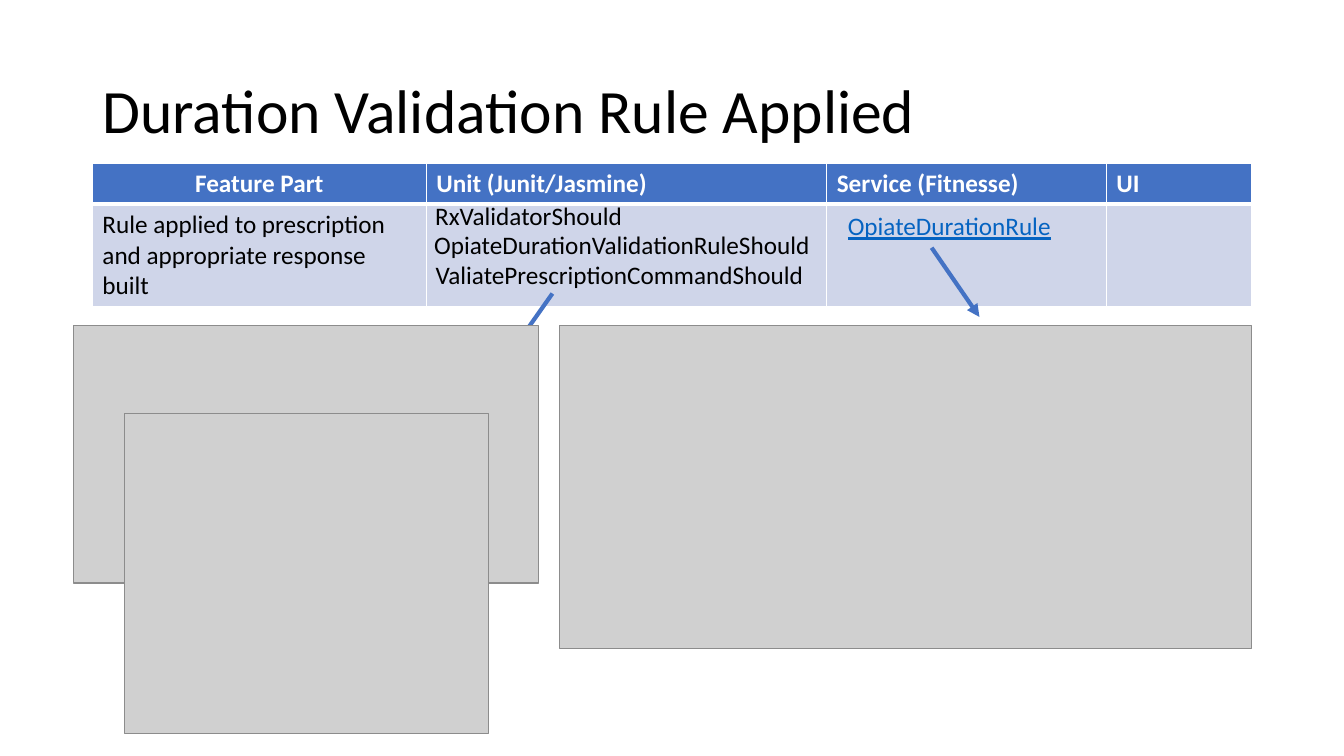
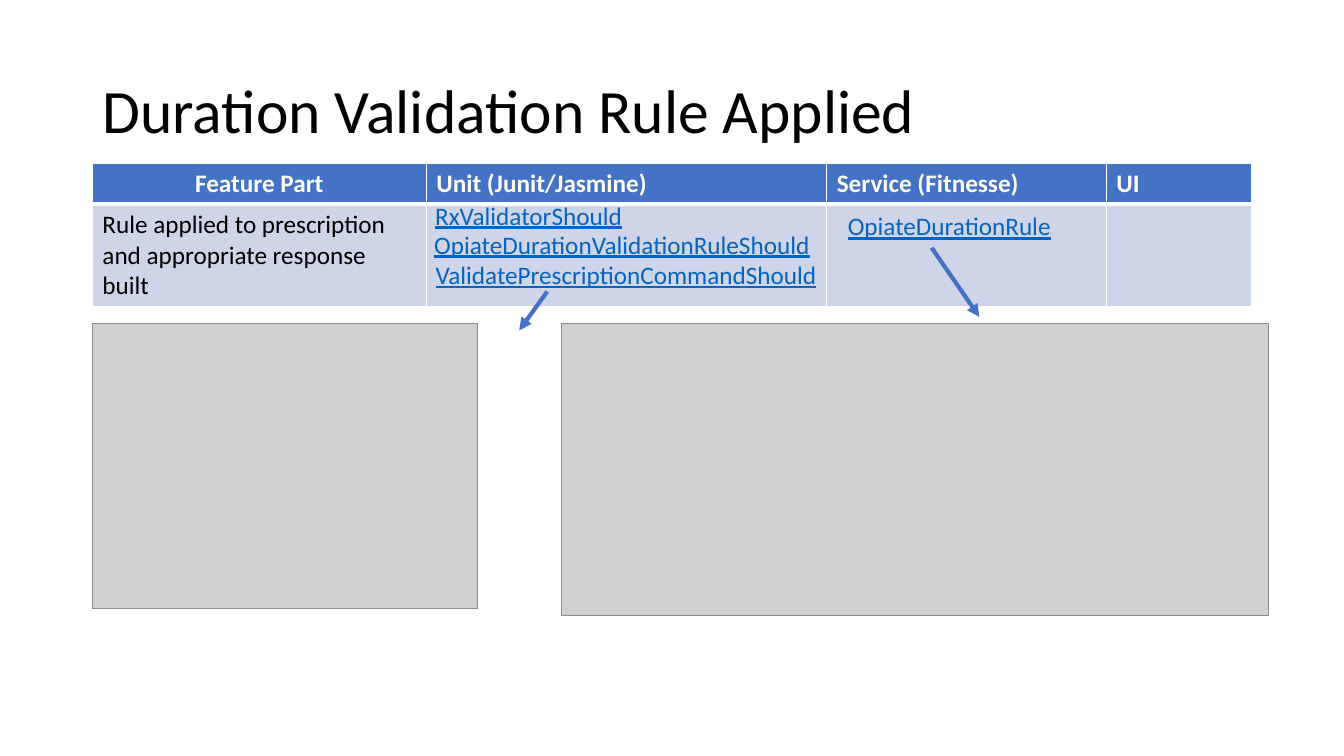
Before and after one commit to weaverj/testpyramidexample, a slide deck: slide 13 of Test Pyramid Presentation.pptx. Drawn at 1344x756 pixels with LibreOffice and Linux fonts; fonts in the diff are those of the drawing; grey boxes stand for pictures; background and template pictures are left out. Boxes give left, top, right and bottom in pixels: in the first picture for what was removed or moved away, otherwise in the second. Text is boxed around its words. In the diff, an @@ line names an element or a change of style, - is before the commit and + after.

Commit message:
more work on slides

```diff
--- a/Test Pyramid Presentation.pptx
+++ b/Test Pyramid Presentation.pptx
@@ text "RxValidatorShould" at [435,204,622,229]: text colour #000000 to #0563C1, underline on @@
@@ text "OpiateDurationValidationRuleShould" at [434,236,809,258]: text colour #000000 to #0563C1, underline on @@
@@ text at [436,266,817,288]: text changed; text colour #000000 to #0563C1 @@
-ValiatePrescriptionCommandShould
+ValidatePrescriptionCommandShould
@@ arrow moved from (553, 293) - (519, 341) to (547, 291) - (519, 331) @@
@@ picture: place and size @@
-picture at [74,326,538,584]
+picture at [93,324,479,609]
@@ picture: place and size @@
-picture at [560,326,1252,648]
+picture at [563,324,1269,616]
@@ picture removed at [124,414,488,734] @@
```
Also in this commit, not shown: 1 slide added, 2 other files.
